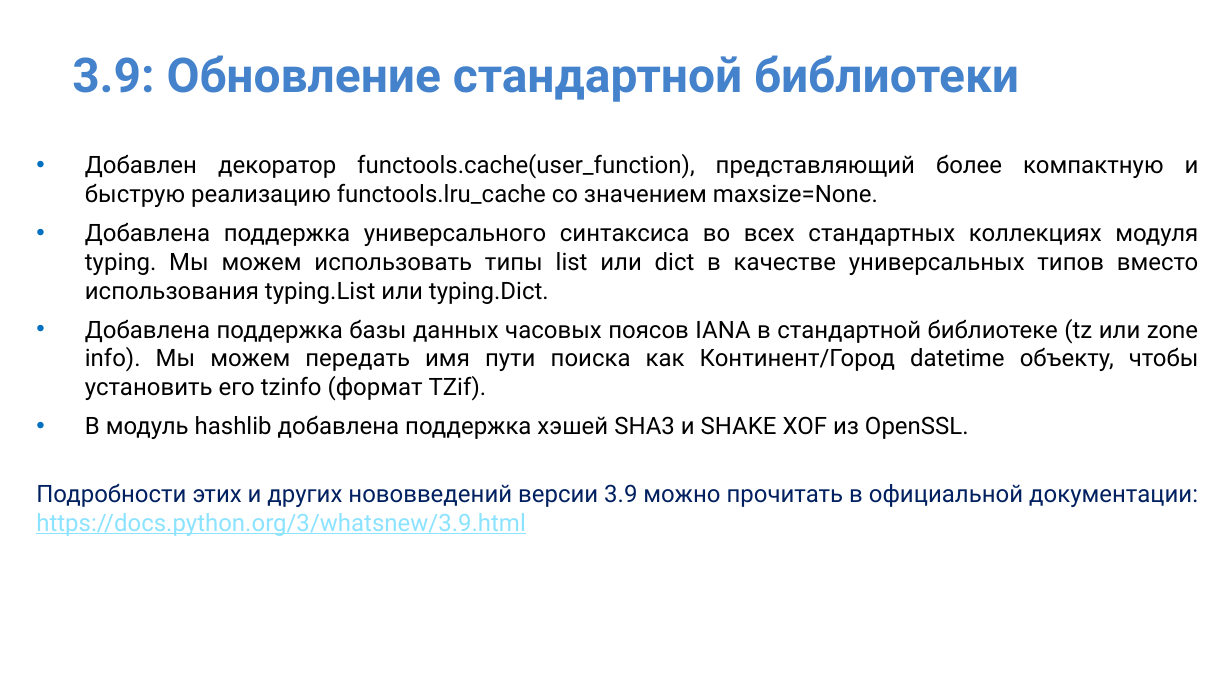
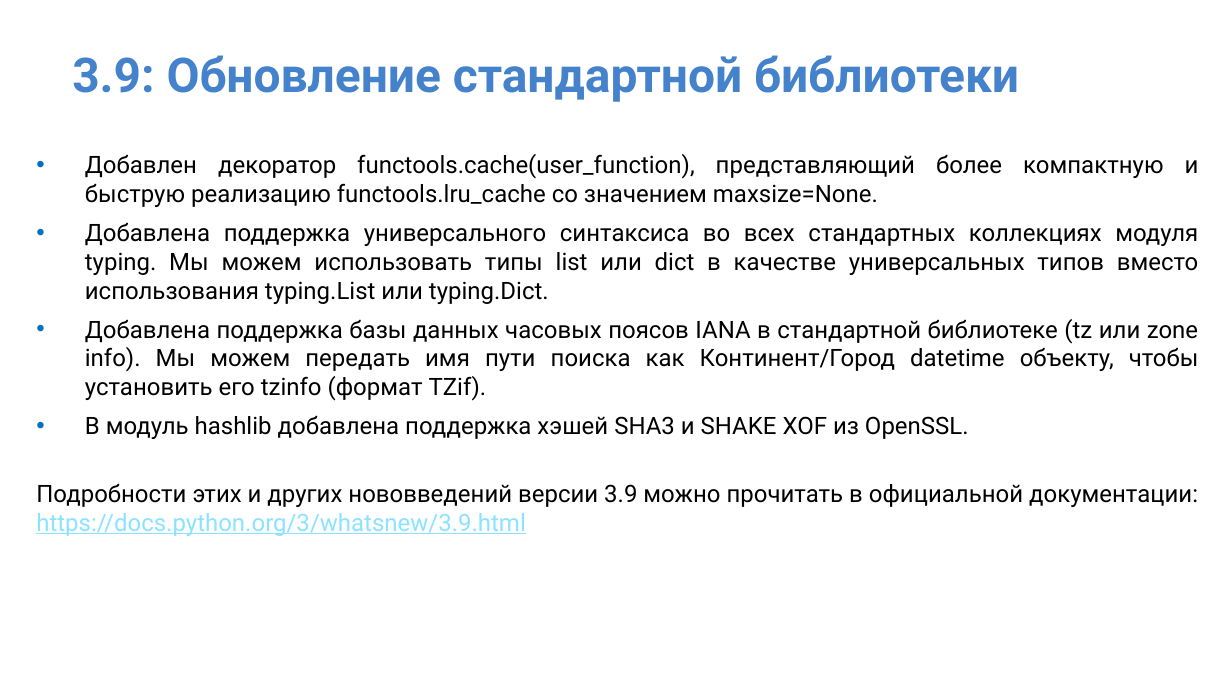
Before and after one commit to IlyaOrlov/PythonCourseKupno, a slide deck: slide 14 of Lectures/py_lec_8.pptx. Drawn at 1232x693 pixels with LibreOffice and Linux fonts; fonts in the diff are those of the drawing. Boxes give left, top, right and bottom in pixels: in the first picture for what was removed or moved away, otherwise in the second. Text is boxed around its words. In the diff, an @@ line names an element or a change of style, - is before the commit and + after.

```diff
--- a/Lectures/py_lec_8.pptx
+++ b/Lectures/py_lec_8.pptx
@@ text at [36,483,1198,536]: text colour #002060 to #000000 in "Подробности этих и других нововведений версии 3.9 ..." @@
```
Also in this commit, not shown: 1 other slide changed, 10 slides added, 2 other files.
